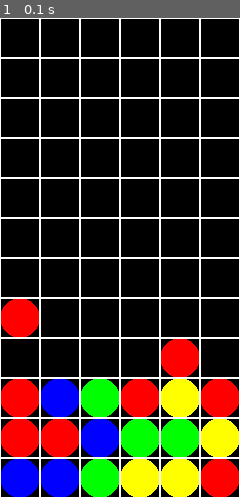
Above: before the commit, frame 1.
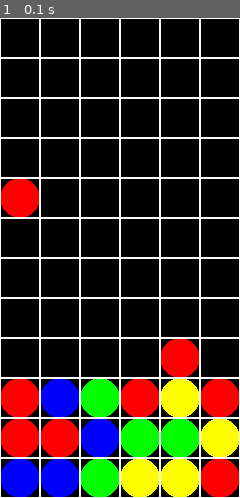
Above: after the commit, the same moment.

Repository: osushi-san/pygame_puyopuyo
Game: pygame game, started from main.py
Same seed, same stepped clock (60 frames per second), same inputs: the game is played once before the commit and once after it.
Inputs:
- Up to frame 1 (0.1 s): no input

The runs differ from the first frame. In frame 1, 2.1% of the frame differs, in the area x 0-17%, y 33-67%.

Commit message:
ぷよの状態を変数に保持するように変更

Diff:
--- a/main.py
+++ b/main.py
@@ -2,13 +2,35 @@
 import pygame
 
 SIZE = 40
-RED = (255, 0, 0)
-YELLOW = (255, 255, 0)
-BLUE = (0, 0, 255)
-GREEN = (0, 255, 0)
-WHITE = (255, 255, 255)
+RGB_RED = (255, 0, 0)
+RGB_YELLOW = (255, 255, 0)
+RGB_BLUE = (0, 0, 255)
+RGB_GREEN = (0, 255, 0)
+RGB_WHITE = (255, 255, 255)
+RGB_BLACK = (0, 0, 0)
+BLACK = 0
+RED = 1
+YELLOW = 2
+BLUE = 3
+GREEN = 4
+WHITE = 5
+
+COLOR_DICT = {BLACK: RGB_BLACK,
+              RED: RGB_RED,
+              YELLOW: RGB_YELLOW,
+              BLUE: RGB_BLUE,
+              GREEN: RGB_GREEN,
+              WHITE: RGB_WHITE,}
 
 # methods
+def draw_from_board(surface, board):
+    for x in range(1, 7):
+        for y in range(1, 13):
+            if 1 <= board[x][y] <= 4:
+                draw_puyo(surface, COLOR_DICT[board[x][y]], x, y)
+            else:
+                draw_puyo_frame(surface, x, y)
+
 def draw_puyo(surface, color, x, y):
     x_center = int(SIZE * x - SIZE / 2)
     y_center = int(SIZE * (13 - y) - SIZE / 2)
@@ -19,40 +41,37 @@
     left_x = (x - 1) * SIZE
     upper_y = (12 - y) * SIZE
     rect = pygame.Rect(left_x, upper_y, SIZE, SIZE)
-    pygame.draw.rect(surface, WHITE, rect, 1)
+    pygame.draw.rect(surface, RGB_WHITE, rect, 1)
 
 # prepare
 pygame.init()
 surface = pygame.display.set_mode((6 * SIZE, 12 * SIZE))
 pygame.display.set_caption("puyo")
 
-# draw white frame
-for x in range(1, 7):
-    for y in range(1, 13):
-        print(x, y)
-        draw_puyo_frame(surface,x, y)
+# draw puyo
+board = [[ 0 for i in range(0, 13)] for j in range(0, 7)] # 0 is dammy
+board[1][2] = RED
+board[1][3] = RED
+board[1][8] = RED
+board[2][2] = RED
+board[1][1] = BLUE
+board[2][1] = BLUE
+board[2][3] = BLUE
+board[3][2] = BLUE
+board[3][1] = GREEN
+board[3][3] = GREEN
+board[4][2] = GREEN
+board[5][2] = GREEN
+board[4][1] = YELLOW
+board[5][1] = YELLOW
+board[5][3] = YELLOW
+board[6][2] = YELLOW
+board[4][3] = RED
+board[5][4] = RED
+board[6][1] = RED
+board[6][3] = RED
 
-# draw puyo
-draw_puyo(surface, RED, 1, 2)
-draw_puyo(surface, RED, 1, 3)
-draw_puyo(surface, RED, 1, 5)
-draw_puyo(surface, RED, 2, 2)
-draw_puyo(surface, BLUE, 1, 1)
-draw_puyo(surface, BLUE, 2, 1)
-draw_puyo(surface, BLUE, 2, 3)
-draw_puyo(surface, BLUE, 3, 2)
-draw_puyo(surface, GREEN, 3, 1)
-draw_puyo(surface, GREEN, 3, 3)
-draw_puyo(surface, GREEN, 4, 2)
-draw_puyo(surface, GREEN, 5, 2)
-draw_puyo(surface, YELLOW, 4, 1)
-draw_puyo(surface, YELLOW, 5, 1)
-draw_puyo(surface, YELLOW, 5, 3)
-draw_puyo(surface, YELLOW, 6, 2)
-draw_puyo(surface, RED, 4, 3)
-draw_puyo(surface, RED, 5, 4)
-draw_puyo(surface, RED, 6, 1)
-draw_puyo(surface, RED, 6, 3)
+draw_from_board(surface, board)
 
 # loop
 while True:
